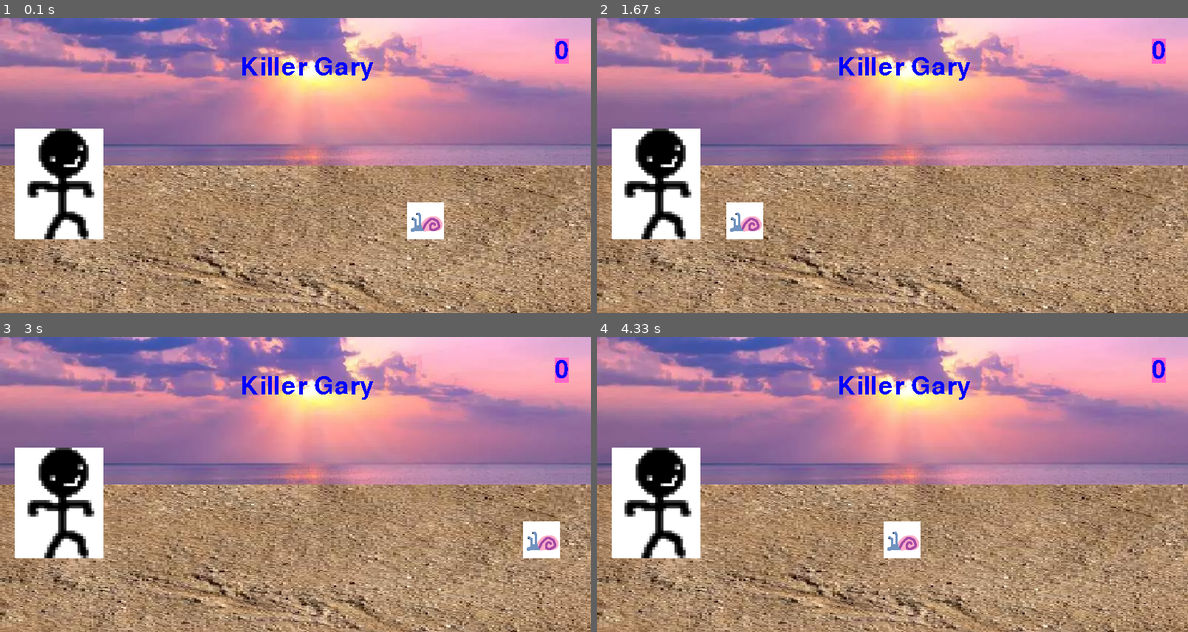
Above: before the commit, frames 1-4 (two rows, left to right).
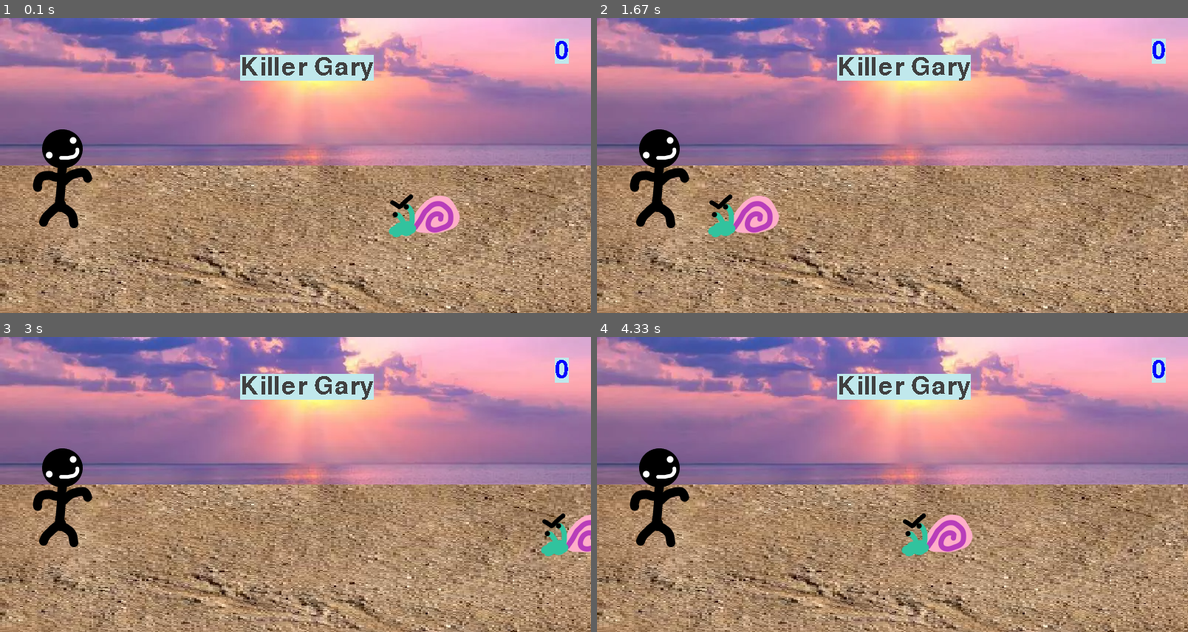
Above: after the commit, the same moments.

Repository: AJHS-Kelley/8b-ajhs-game-programming-23-24-ScullFoxx
Game: pygame game, started from gaming_excercises/08_ultimateIntroPygame/ultimateIntroPygame.py
The game is run twice, just before and just after one commit, with the same random seed, the same clock (stepped at 60 frames per second) and the same inputs.
Inputs:
- Up to frame 1 (0.1 s): no input
- Up to frame 2 (1.67 s): no input
- Up to frame 3 (3 s): no input
- Up to frame 4 (4.33 s): no input

The runs differ from the first frame. In frame 1, 8.3% of the frame differs, in the area x 2-97%, y 7-75%; in frame 2, 8.3%; in frame 3, 8.3%; in frame 4, 8.7%.

Commit message:
v0.6
updated images a little, dinner break

Diff:
--- a/gaming_excercises/08_ultimateIntroPygame/ultimateIntroPygame.py
+++ b/gaming_excercises/08_ultimateIntroPygame/ultimateIntroPygame.py
@@ -1,4 +1,4 @@
-# KILLER GARY!111!!1 Sculley, Alexandra, v0.5
+# KILLER GARY!111!!1 Sculley, Alexandra, v0.6
 
 import pygame
 from sys import exit
@@ -10,13 +10,14 @@
 testFont = pygame.font.Font(None, 50)
 textColor = (64,64,64)
 
-
-pink = (255, 100, 200)
+pink = (255, 200, 200)
 #testSurface = pygame.Surface((100,200))
 #testSurface.fill(pink)
 skySurface = pygame.image.load('Images/Sky.png').convert()
 groundSurface = pygame.image.load('Images/Ground.jfif').convert()
-titleSurface = testFont.render('Killer Gary', False, 'Blue')
+
+titleSurface = testFont.render('Killer Gary', False, textColor)
+titleRectangle = titleSurface.get_rect(topleft = (325,50))
 
 scoreSurface = testFont.render('0', False, 'Blue')
 scoreRectanlge = scoreSurface.get_rect(center = (760, 45))
@@ -38,9 +39,11 @@
     # update everything
     screen.blit(skySurface, (0,0))
     screen.blit(groundSurface, (0,200))
-    screen.blit(titleSurface, (325, 50))
-    pygame.draw.rect(screen, pink, scoreRectanlge)
-    pygame.draw.rect(screen, pink, scoreRectanlge,10)
+    pygame.draw.rect(screen, '#c0e8ec', scoreRectanlge)
+    pygame.draw.rect(screen, '#c0e8ec', scoreRectanlge,10)
+    pygame.draw.rect(screen, '#c0e8ec', titleRectangle)
+    pygame.draw.rect(screen, '#c0e8ec', titleRectangle,10)
+    screen.blit(titleSurface, titleRectangle)
 
     screen.blit(scoreSurface, scoreRectanlge)
     snailRectangle.x -= 4
Binary file changed: Images/Littlebro.png
Binary file changed: Images/snail.png
